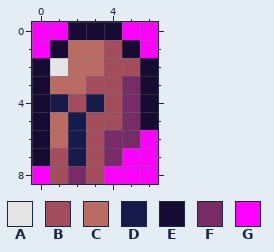
Two states of a pixel-art sprite, Images/Gear/copperHelmet.png. The first picture shows the starting point.
The file is 7x9 pixels.
Palette (. is transparent): A #e5e5e5  B #a34c5c  C #ba6c62  D #161b4c  E #170a33  F #772c67  G #ff00ff
Pixels before, first column x 0:
0 GGEEEGG
1 GECCBEG
2 EACCBBE
3 ECCBBFE
4 EDBDBFE
5 ECDBBFE
6 ECDBFFG
7 EBDBFGG
8 GBFBGGG
And afterwards:
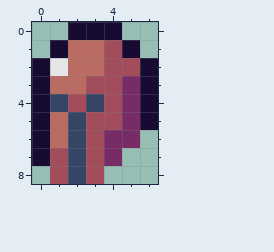
Change:
colour D: #161b4c -> #161b4cbf
y 0: x 0..1 GG -> ..; x 5..6 GG -> ..
y 1: x 0 G -> .; x 6 G -> .
y 6: x 6 G -> .
y 7: x 5..6 GG -> ..
y 8: x 0 G -> .; x 2 F -> D; x 4..6 GGG -> ...
Changed places in both pictures, as pixel boxes (x1, y1, x2, y2):
changed: (32, 22, 158, 184)
